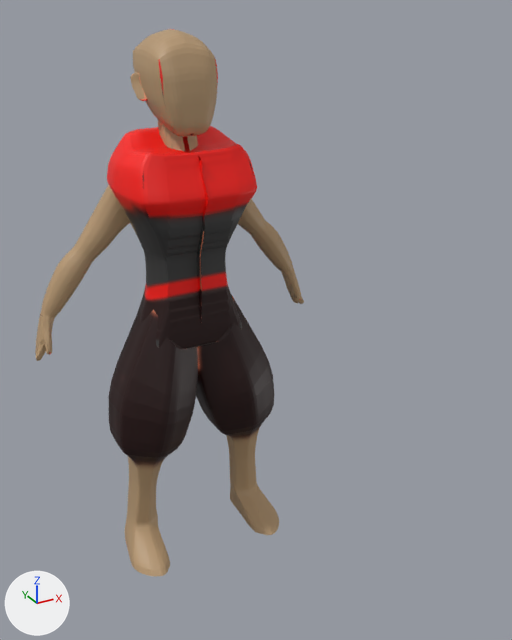
One commit to the Blender file Assets/Res/Models/armament_base.blend: the scene before it, then after it.
The view is the same before and after, from a 50 mm camera at (-1.4, -3.28, 2.96) aimed at (0.35, -0.1, 1.38). Lighting does not change. The marker at lower left points along +X, +Y and +Z.

The older version as bpy lines, for what is in view:
```python
me_cube = bpy.data.meshes.new('Cube')
me_cube.from_pydata(...)  # 4717 vertices, 4608 faces; spans x 0.0..2.27, y -1.69..2.27, z -3.29..3.89
me_cube.materials.append(mat_bodymat)  # picture img_untitled
me_cube_002 = bpy.data.meshes.new('Cube.002')
me_cube_002.from_pydata(...)  # 1540 vertices, 1456 faces; spans x 0.0..1.32, y -0.98..1.7, z -2.0..1.78
me_cube_002.materials.append(mat_bodymat)  # picture img_untitled
me_cylinder = bpy.data.meshes.new('Cylinder')
me_cylinder.from_pydata(...)  # 3996 vertices, 3890 faces; spans x -0.03..0.48, y -0.29..0.24, z 0.01..1.54
me_cylinder.materials.append(mat_bodymat)  # picture img_untitled
me_cylinder_001 = bpy.data.meshes.new('Cylinder.001')
me_cylinder_001.from_pydata(...)  # 3199 vertices, 3172 faces; spans x -2.06..0.79, y 0.54..2.89, z -8.91..2.8
me_cylinder_001.materials.append(mat_bodymat)  # picture img_untitled
ob_arms = bpy.data.objects.new('arms', me_cylinder_001)
ob_arms.location = (0.427, 0.0, 1.956)
ob_arms.rotation_euler = (0.0, -0.647, 0.0)  # degrees (0, -37, 0)
ob_arms.scale = (0.0842, 0.0842, 0.0842)
_m = ob_arms.modifiers.new('Mirror', 'MIRROR')
_m.mirror_object = ob_body
ob_body = bpy.data.objects.new('body', me_cube)
ob_body.location = (-0.002, 0.0, 1.811)
ob_body.scale = (0.16, 0.16, 0.16)
_m = ob_body.modifiers.new('Mirror', 'MIRROR')
_m.use_clip = True
_m.merge_threshold = 1.0
ob_head = bpy.data.objects.new('head', me_cube_002)
ob_head.location = (-0.003, 0.0, 2.598)
ob_head.scale = (0.155, 0.155, 0.155)
_m = ob_head.modifiers.new('Mirror', 'MIRROR')
_m.use_clip = True
ob_legs = bpy.data.objects.new('legs', me_cylinder)
ob_legs.location = (0.0, 0.0, 0.0)
_m = ob_legs.modifiers.new('Mirror', 'MIRROR')
_m.mirror_object = ob_body
```
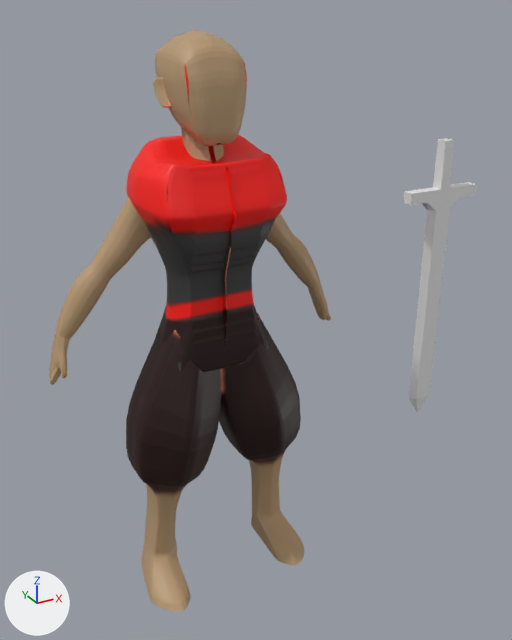
What changed in the scene script:
```text
Add me_cube_004:
    me_cube_004.from_pydata(...)  # 29 vertices, 24 faces; spans x -0.17..0.0, y 0.41..0.46, z -0.9..1.77
Change ob_body:
    ob_body.location: (-0.002, 0.0, 1.811) -> (-0.002, -0.291, 1.811)
Change ob_legs:
    ob_legs.location: (0.0, 0.0, 0.0) -> (0.0, -0.291, 0.0)
Change ob_arms:
    ob_arms.location: (0.427, 0.0, 1.956) -> (0.427, -0.293, 1.956)
Change ob_head:
    ob_head.location: (-0.003, 0.0, 2.598) -> (-0.003, -0.291, 2.598)
Add ob_sword:
    ob_sword = bpy.data.objects.new('Sword', me_cube_004)
    ob_sword.location = (1.415, -0.915, 1.165)
    ob_sword.scale = (1.38, 1.38, 0.646)
    _m = ob_sword.modifiers.new('Mirror', 'MIRROR')
    _m.use_clip = True
    _m.merge_threshold = 0.012
```

Changed parts and their boxes [x1, y1, x2, y2] in the pictures (512 x 640 px):
'legs', moved
    before: [109, 296, 279, 577]
    after: [126, 313, 304, 611]
'body', moved
    before: [107, 126, 257, 349]
    after: [126, 135, 287, 371]
'arms', moved
    before: [35, 185, 304, 361]
    after: [49, 197, 331, 385]
'head', moved
    before: [130, 29, 218, 151]
    after: [153, 31, 247, 162]
'Sword', added
    after: [403, 138, 476, 412]
